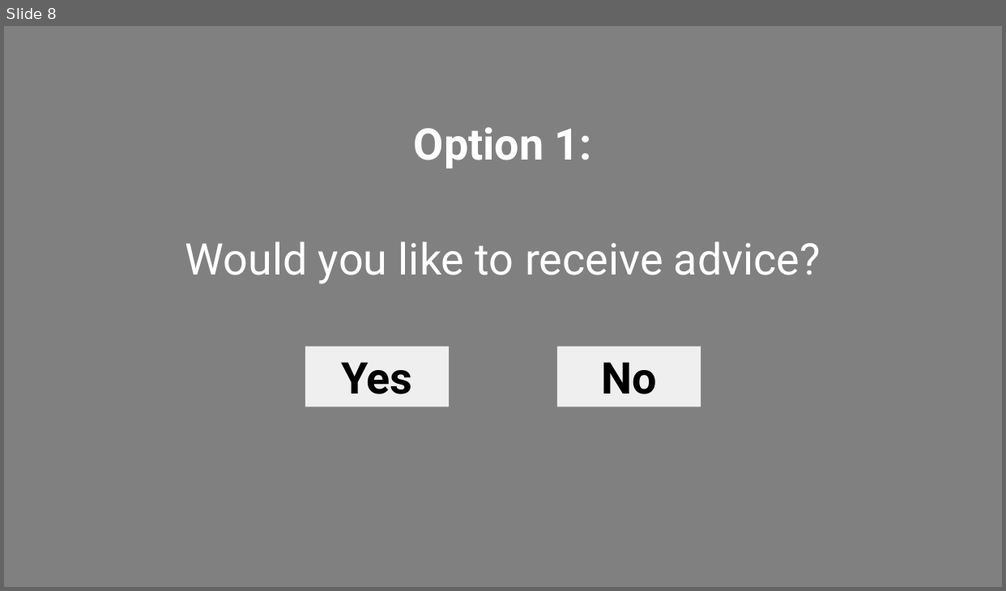
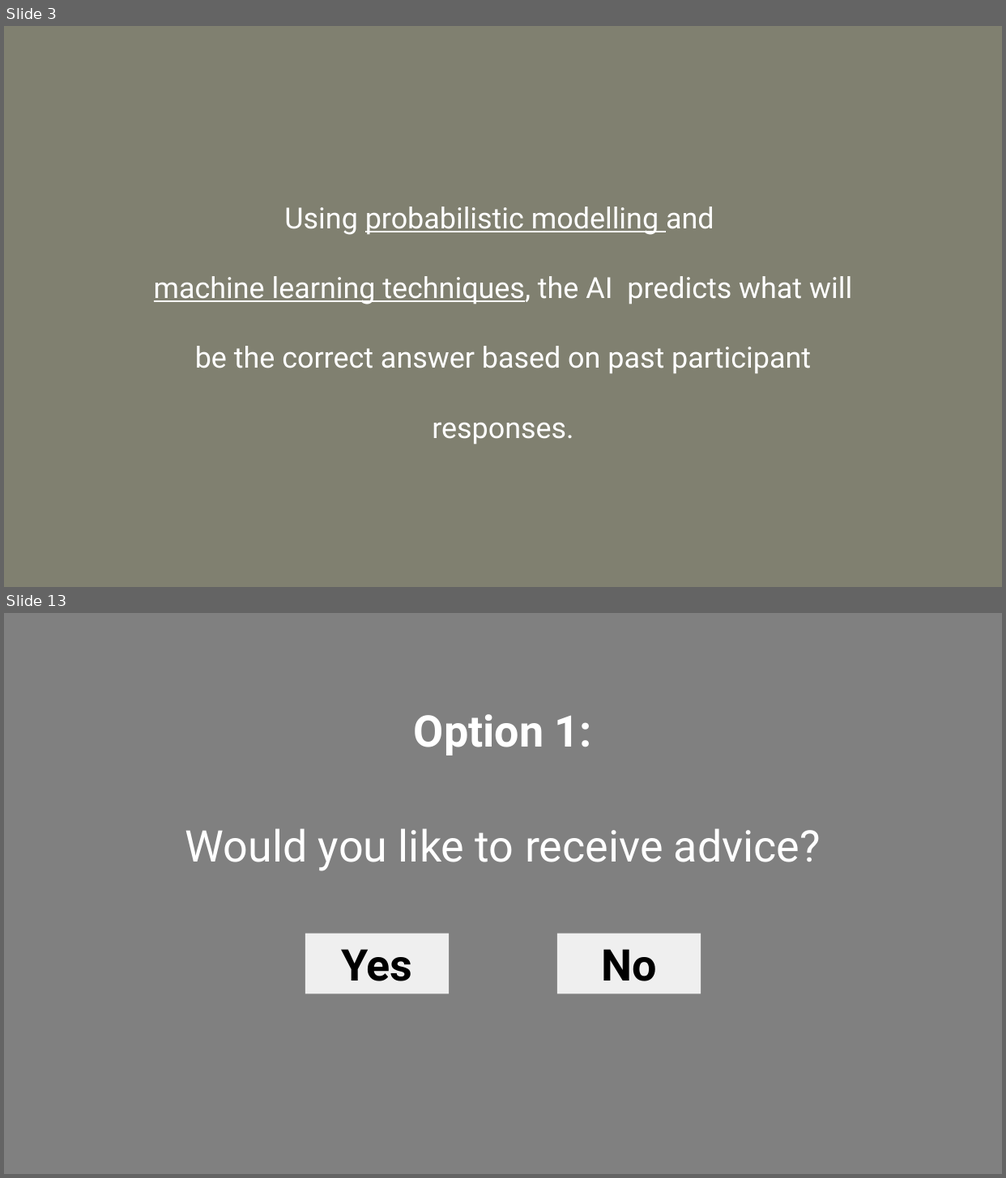
Before and after one commit to Davidson-MJ/js_ArtificialDotsAdvice, a slide deck: instruction-images/expInstructions.pptx. Shown one above the other, each under a label of ours: slide 8 before the commit, slides 3 and 13 after it; the slides between them are not shown. The pictures are 1006x591 and 1006x1178 pixels, drawn with LibreOffice and Linux fonts; fonts in the diff are those of the drawing. Boxes give left, top, right and bottom in pixels: in the first picture for what was removed or moved away, otherwise in the second. Text is boxed around its words. In the diff, an @@ line names an element or a change of style, - is before the commit and + after.

```diff
--- a/instruction-images/expInstructions.pptx
+++ b/instruction-images/expInstructions.pptx
@@ slide 3 added at (4, 26, 1002, 587), background #808070 @@
@@ text added at (154, 207, 852, 445), 28 pt, text #FFFFFF @@
+Using probabilistic modelling and
+machine learning techniques, the AI predicts what will be the correct answer based on past participant responses.
@@ what was slide 8 is now slide 13 @@
```
Also in this commit, not shown: 7 slides changed, 4 other slides added, 31 other files.
